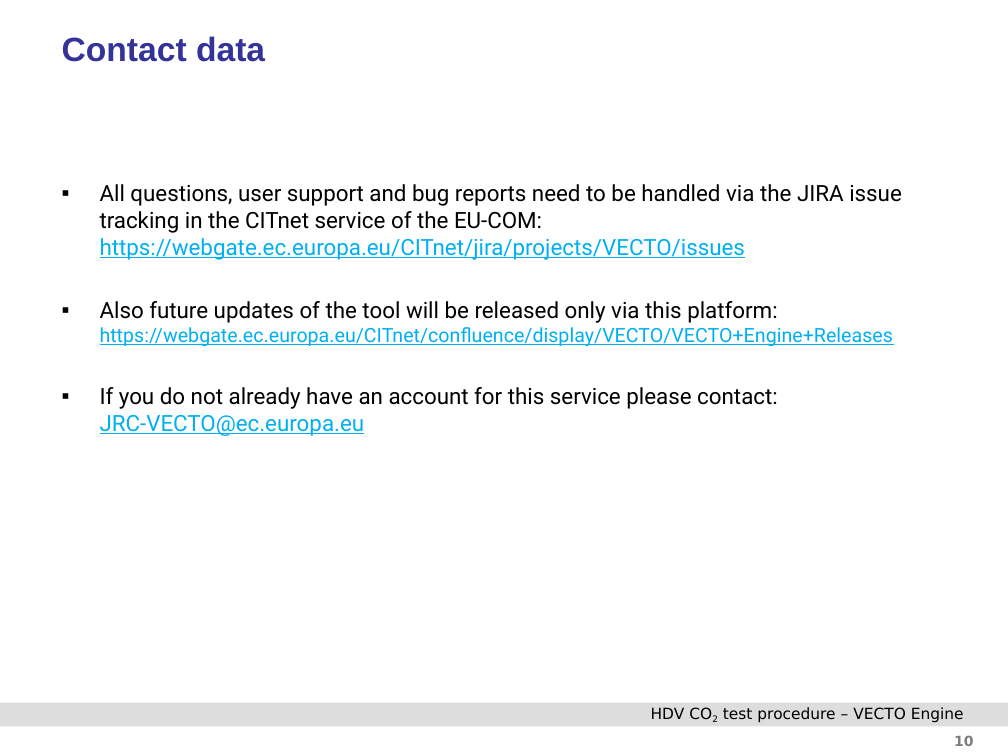
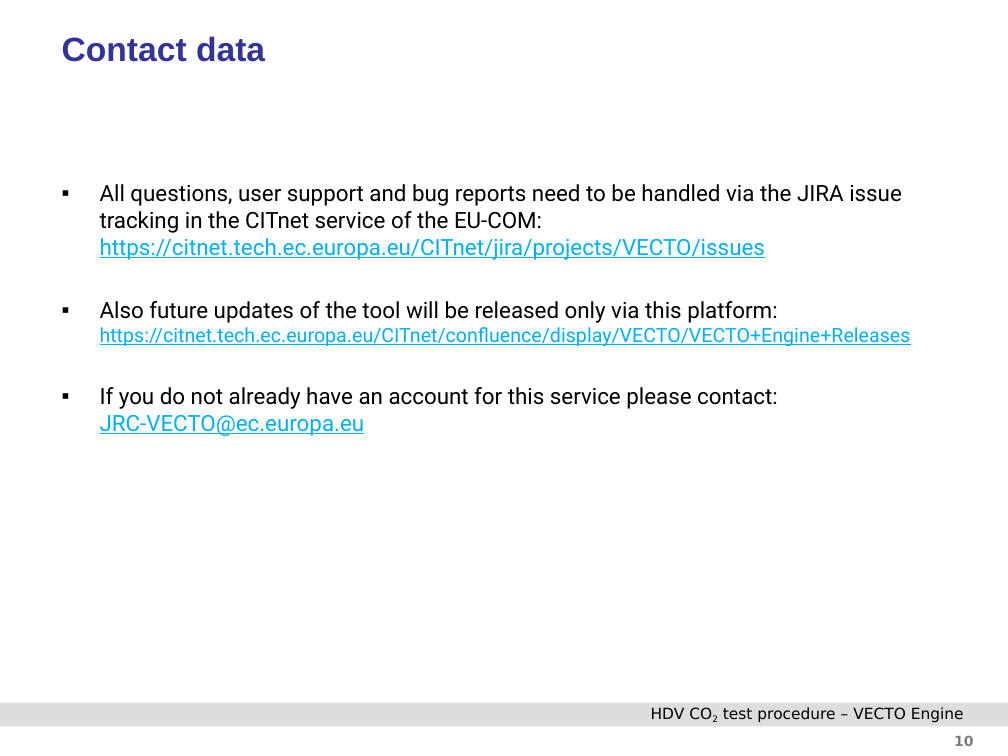
Before and after one commit to NSEE/VECTO_ENGINE_BR, a slide deck: slide 10 of Documentation/TUG_VECTO_Engine_Manual.pptx. Drawn at 1008x756 pixels with LibreOffice and Linux fonts; fonts in the diff are those of the drawing; background and template pictures are left out. Boxes give left, top, right and bottom in pixels: in the first picture for what was removed or moved away, otherwise in the second. Text is boxed around its words. In the diff, an @@ line names an element or a change of style, - is before the commit and + after.

Commit message:
Update of user manual

```diff
--- a/Documentation/TUG_VECTO_Engine_Manual.pptx
+++ b/Documentation/TUG_VECTO_Engine_Manual.pptx
@@ text at [100, 184, 911, 346]: text changed @@
-▪ All questions, user support and bug reports need to be handled via the JIRA issue tracking in the CITnet service of the EU-COM:
-  https://webgate.ec.europa.eu/CITnet/jira/projects/VECTO/issues
-▪ Also future updates of the tool will be released only via this platform:
-  https://webgate.ec.europa.eu/CITnet/confluence/display/VECTO/VECTO+Engine+Releases
+▪ All questions, user support and bug reports need to be handled via the JIRA issue tracking in the CITnet service of the EU-COM:
+  https://citnet.tech.ec.europa.eu/CITnet/jira/projects/VECTO/issues
+▪ Also future updates of the tool will be released only via this platform:
+  https://citnet.tech.ec.europa.eu/CITnet/confluence/display/VECTO/VECTO+Engine+Releases
```
Also in this commit, not shown: 1 other slide changed, 1 other file.
